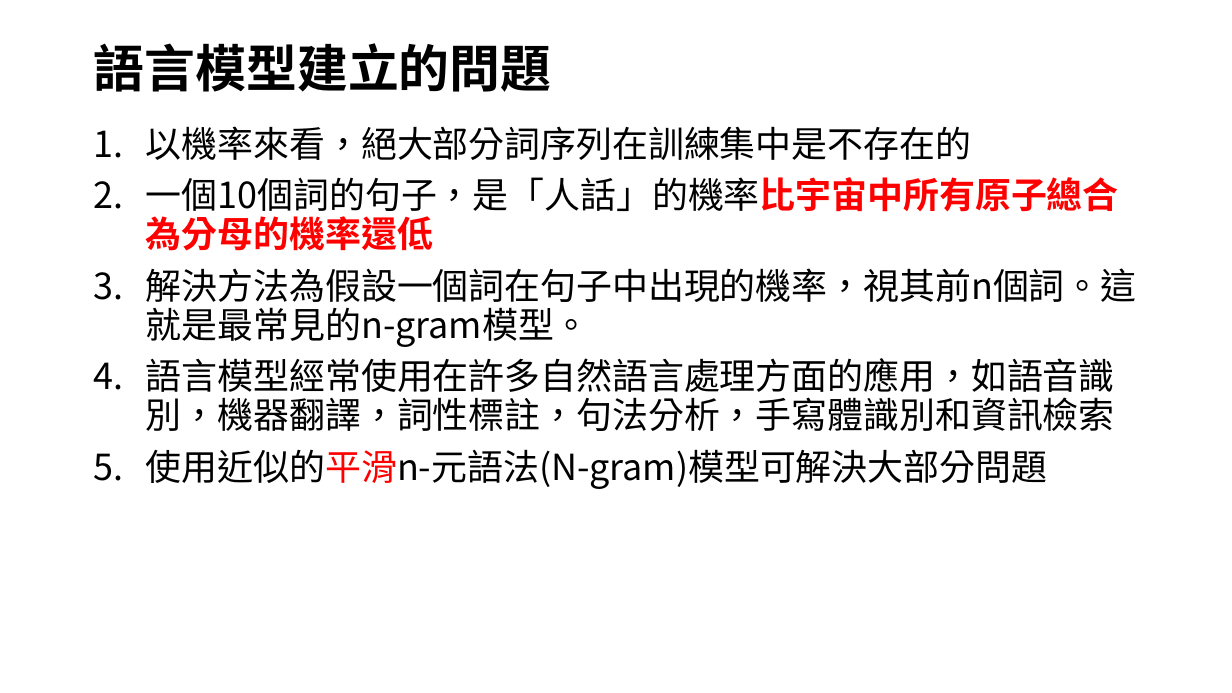
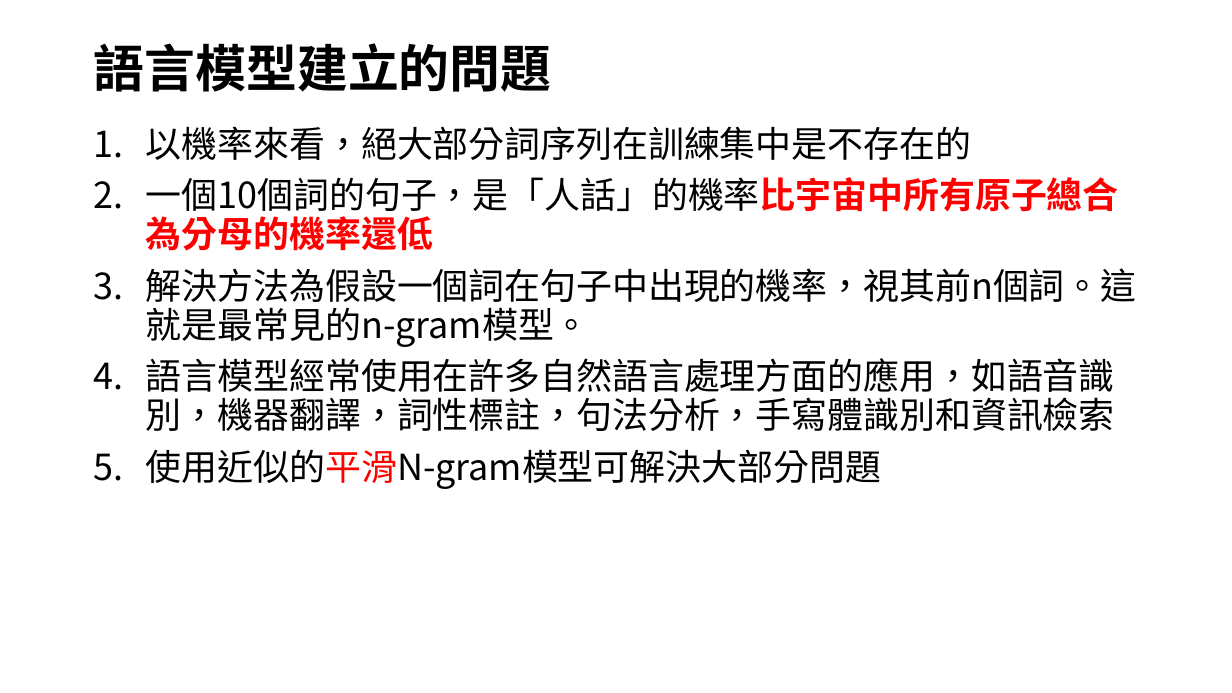
Before and after one commit to joshhu/nlp_must2022, a slide deck: slide 11 of lecture03.pptx. Drawn at 1232x693 pixels with LibreOffice and Linux fonts; fonts in the diff are those of the drawing. Boxes give left, top, right and bottom in pixels: in the first picture for what was removed or moved away, otherwise in the second. Text is boxed around its words. In the diff, an @@ line names an element or a change of style, - is before the commit and + after.

```diff
--- a/lecture03.pptx
+++ b/lecture03.pptx
@@ text at [146,449,881,489]: text changed @@
-5. 使用近似的平滑n-元語法(N-gram)模型可解決大部分問題
+5. 使用近似的平滑N-gram模型可解決大部分問題
```
Also in this commit, not shown: 7 other slides changed, 5 other files.
